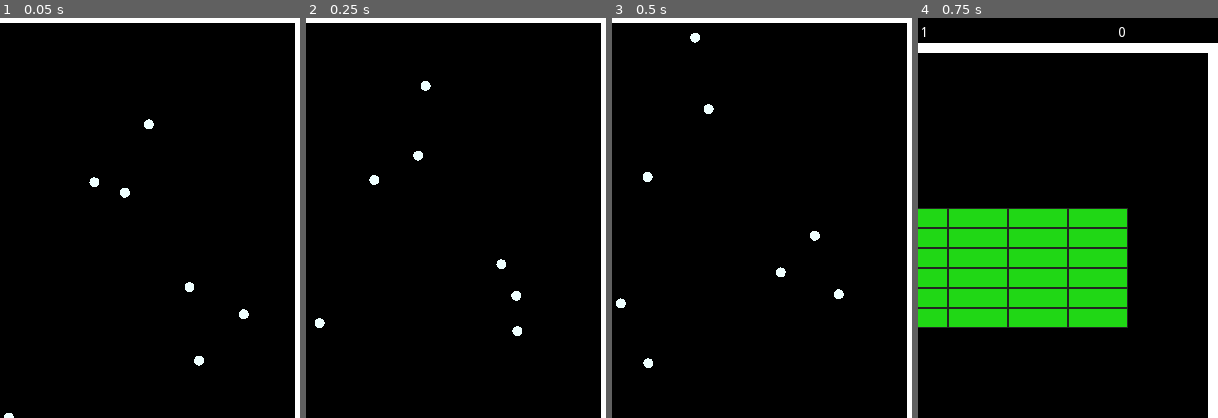
Above: before the commit, frames 1-4 (left to right).
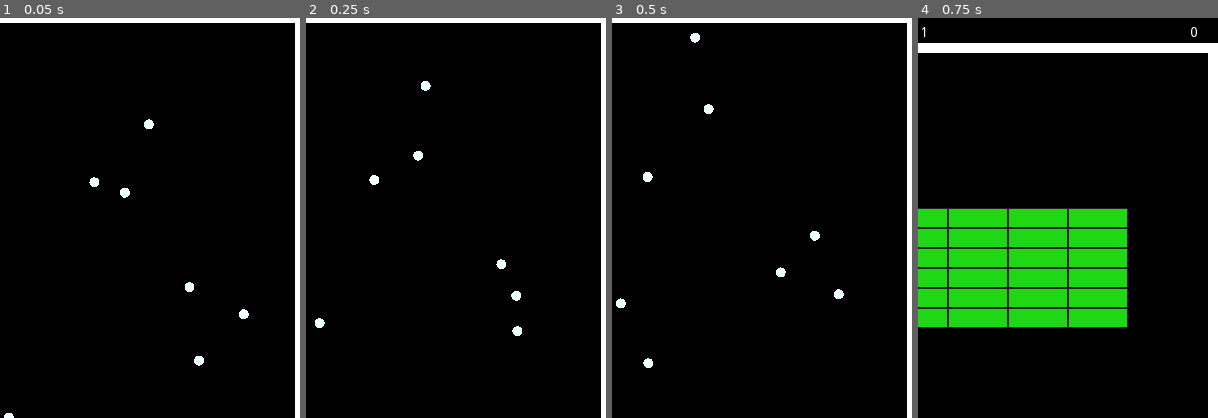
Above: after the commit, the same moments.

Repository: baihakikuncara/arkanoid
Game: Godot game, scene res://Scenes/Home.tscn
Two runs of this game, one before a commit and one after it. Both use one fixed random seed, a clock stepped at 60 frames per second and the inputs below.
Inputs:
- Up to frame 1 (0.05 s): no input
- Up to frame 2 (0.25 s): no input
- Up to frame 3 (0.5 s): no input
- Up to frame 4 (0.75 s): click "Start" at 0.5 s
The pictures show only the part of the screen within x 50-100%, y 0-50%; the shares and areas given below are measured in that part.

Frames 1-3 are identical in both runs. In frame 4, less than 0.1% of the frame differs, in the area x 67-93%, y 2-5%.

Commit message:
-align score to the right
-change RichTextLabel to Label

Diff:
--- a/Scenes/Player.tscn
+++ b/Scenes/Player.tscn
@@ -20,21 +20,24 @@
 [node name="BallSprite" parent="HUD" instance=ExtResource( 5 )]
 position = Vector2( 30, 15 )
 
-[node name="Lives" type="RichTextLabel" parent="HUD"]
+[node name="Lives" type="Label" parent="HUD"]
 margin_left = 40.0
 margin_top = 8.0
 margin_right = 100.0
 margin_bottom = 30.0
 text = "x 999"
 
-[node name="Score" type="RichTextLabel" parent="HUD"]
+[node name="Score" type="Label" parent="HUD"]
 margin_left = 500.0
 margin_top = 8.0
 margin_right = 580.0
-margin_bottom = 30.0
-text = "999999999"
+margin_bottom = 25.0
+grow_horizontal = 0
+grow_vertical = 0
+text = "9"
+align = 2
 
-[node name="Stage" type="RichTextLabel" parent="HUD"]
+[node name="Stage" type="Label" parent="HUD"]
 margin_left = 260.0
 margin_top = 8.0
 margin_right = 340.0
